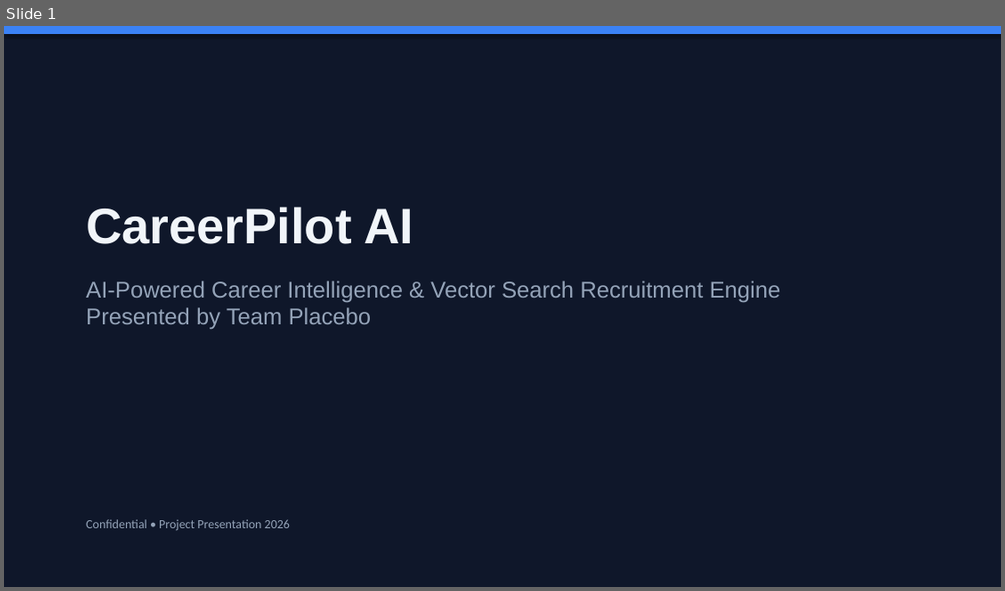
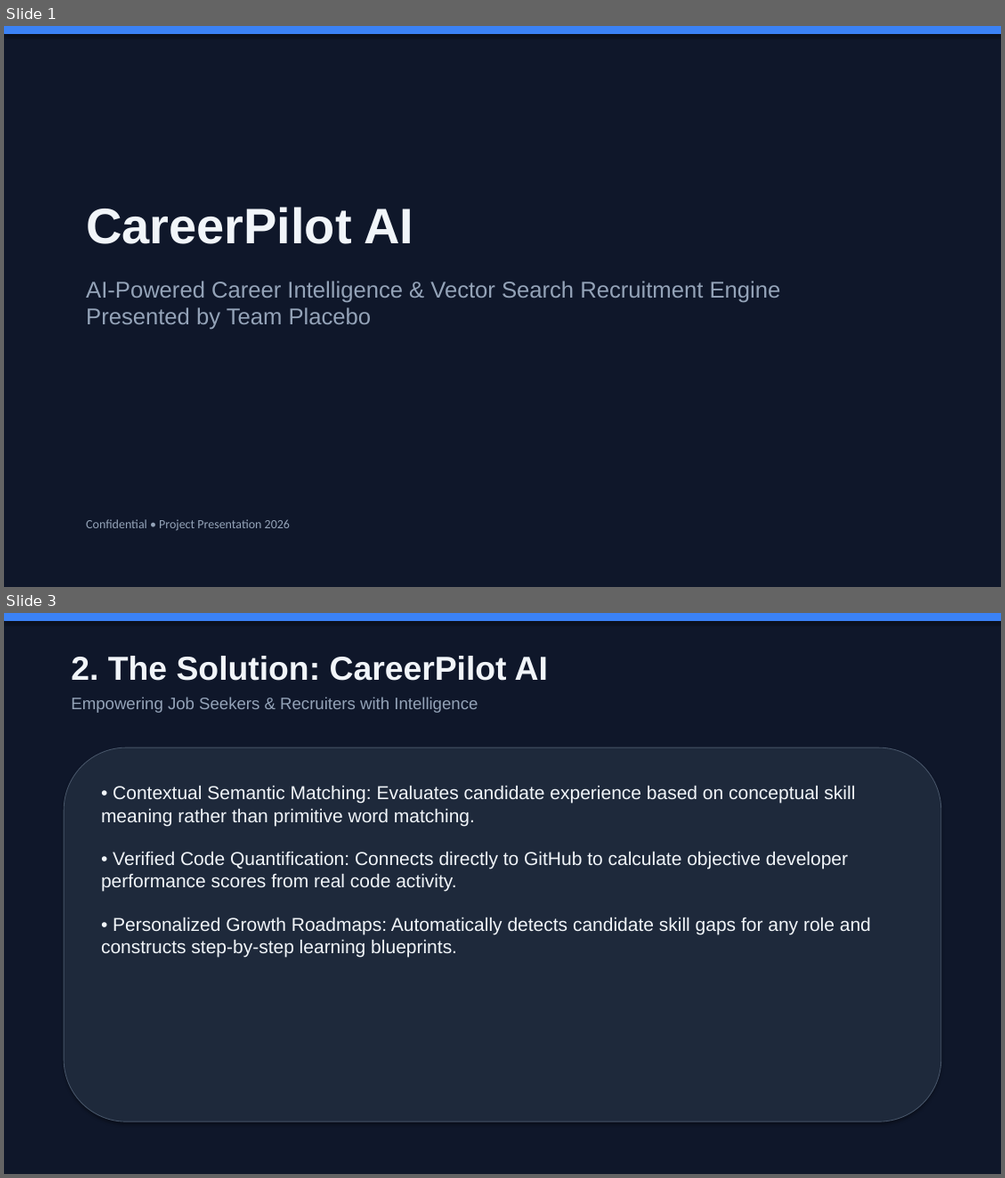
Before and after one commit to RudranshKadiveti/Team-Placebo, a slide deck: CareerPilot_AI_Presentation.pptx. Shown one above the other, each under a label of ours: slide 1 before the commit, slides 1 and 3 after it; the slides between them are not shown. The pictures are 1005x591 and 1005x1178 pixels, drawn with LibreOffice and Linux fonts; fonts in the diff are those of the drawing. Boxes give left, top, right and bottom in pixels: in the first picture for what was removed or moved away, otherwise in the second. Text is boxed around its words. In the diff, an @@ line names an element or a change of style, - is before the commit and + after.

```diff
--- a/CareerPilot_AI_Presentation.pptx
+++ b/CareerPilot_AI_Presentation.pptx
@@ slide 3 added at <box>4,613,1001,1174</box>, background #FFFFFF @@
@@ rectangle added at <box>4,613,1001,1174</box>, fill #0F172A, outline #0F172A 0.75 pt @@
@@ rectangle added at <box>4,613,1001,620</box>, fill #3B82F6, outline #3B82F6 0.75 pt @@
@@ text added at <box>71,656,548,713</box>, 16 pt, text #94A3B8 @@
+2. The Solution: CareerPilot AI
+Empowering Job Seekers & Recruiters with Intelligence
@@ rounded rectangle added at <box>64,747,941,1121</box>, fill #1E293B, outline #475569 0.75 pt @@
@@ text added at <box>101,785,871,957</box>, 18 pt, text #F1F5F9 @@
+• Contextual Semantic Matching: Evaluates candidate experience based on conceptual skill meaning rather than primitive word matching.
+• Verified Code Quantification: Connects directly to GitHub to calculate objective developer performance scores from real code activity.
+• Personalized Growth Roadmaps: Automatically detects candidate skill gaps for any role and constructs step-by-step learning blueprints.
```
Also in this commit, not shown: 8 slides changed, 5 other slides added, 7 slides removed, 1 other file.
